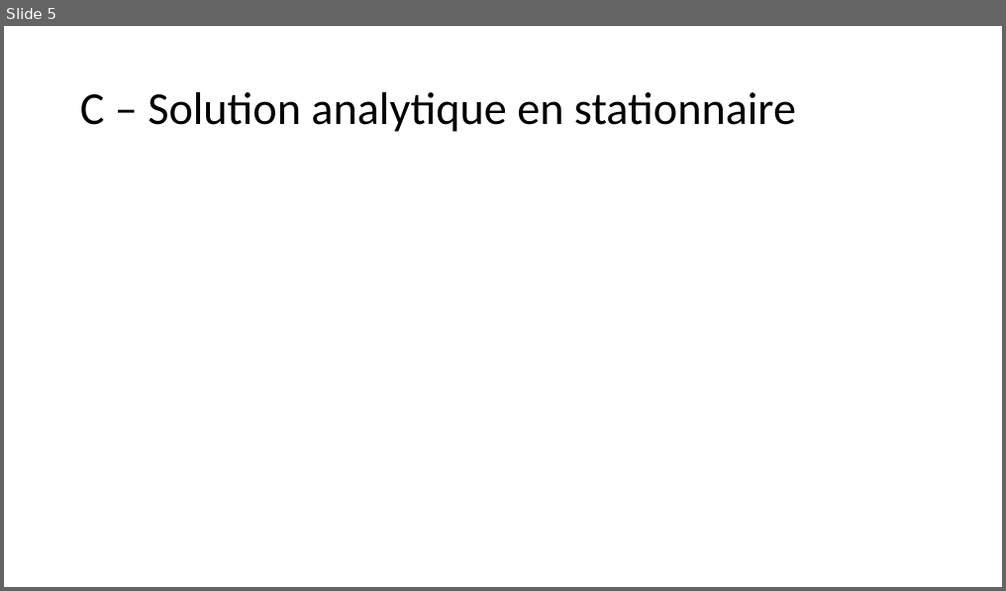
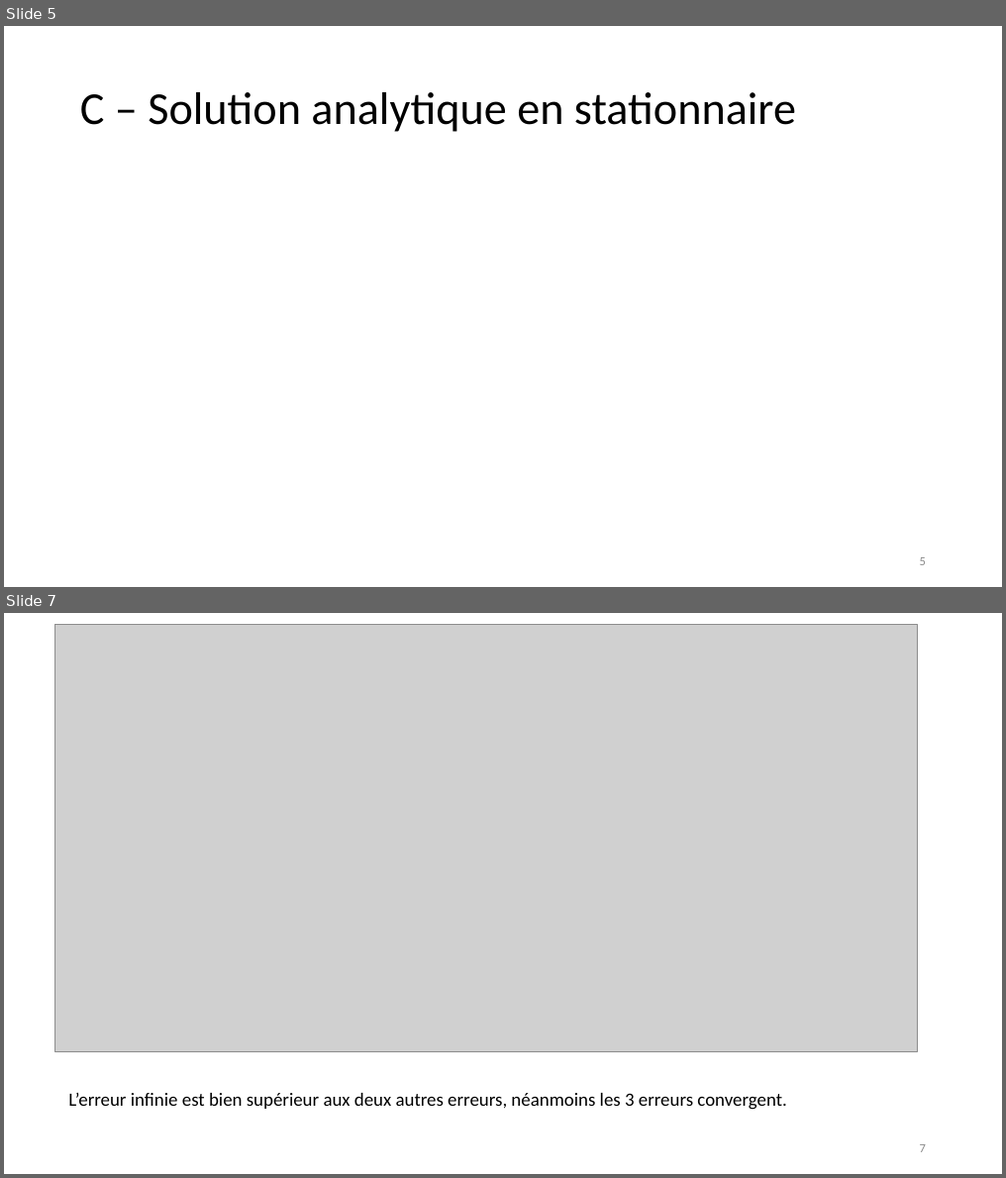
Before and after one commit to emiliestud/mec8211_devoirs, a slide deck: devoir1_presentation.pptx. Shown one above the other, each under a label of ours: slide 5 before the commit, slides 5 and 7 after it; the slides between them are not shown. The pictures are 1006x591 and 1006x1178 pixels, drawn with LibreOffice and Linux fonts; fonts in the diff are those of the drawing; grey boxes stand for pictures. Boxes give left, top, right and bottom in pixels: in the first picture for what was removed or moved away, otherwise in the second. Text is boxed around its words. In the diff, an @@ line names an element or a change of style, - is before the commit and + after.

Commit message:
moficiation du code + calcul des erreurs, et midif presentation ppt

```diff
--- a/devoir1_presentation.pptx
+++ b/devoir1_presentation.pptx
@@ slide 7 added at (x1=4, y1=613, x2=1002, y2=1174), background #FFFFFF @@
@@ picture added at (x1=54, y1=624, x2=918, y2=1052) @@
@@ text added at (x1=68, y1=1093, x2=786, y2=1110), 18 pt, text #000000 @@
+L’erreur infinie est bien supérieur aux deux autres erreurs, néanmoins les 3 erreurs convergent.
@@ page number added at (x1=920, y1=1145, x2=926, y2=1153), 12 pt, text #8C8C8C @@
+7
@@ slide 5 changed as well @@
@@ page number added at (x1=920, y1=558, x2=926, y2=566), 12 pt, text #8C8C8C @@
+5
```
Also in this commit, not shown: 3 other slides changed, 4 other slides added, 2 slides removed, 1 other file.
